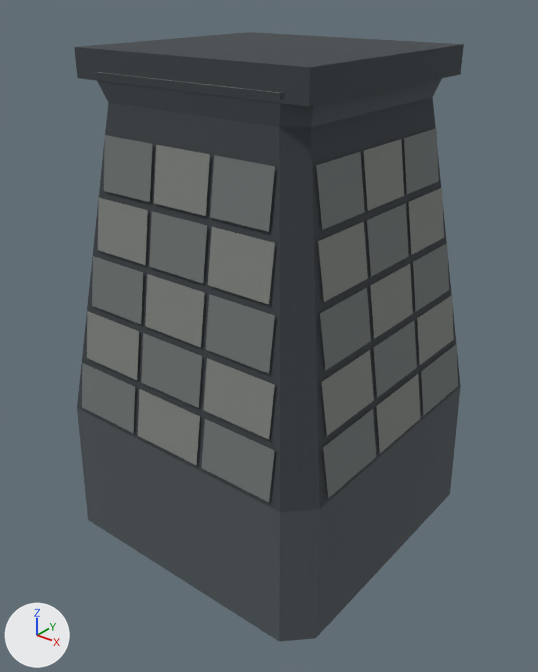
Before and after pictures for a commit that changed the OBJ model Resources/enemies/SiegeTurretBase/SiegeTurretBase.obj.
Both versions are drawn from a 50 mm lens placed at (3.06, -3.87, 0.31), pointed at (0.05, -0.1, -2.03). Arrows for +X, +Y and +Z are at lower left; the lights stay in place. The first picture is the older version. Where no turn or scale is listed for an object, it has been applied to the vertices. Vertices at exactly the same position are counted once.

In view in the first picture: 'SiegeTurretBase'.
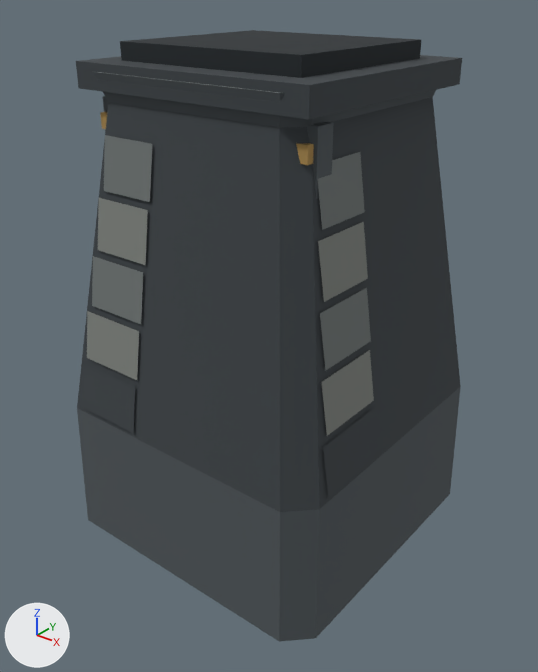
Where the change shows, as pixel boxes (x1, y1, x2, y2) in the pictures (538 x 672 px; the box of a moved part takes in the faces that stretch with it):
'SiegeTurretBase', reshaped: before (74, 32, 464, 642); after (76, 30, 462, 642)
part 1 of me_siegeturretbase, moved or reshaped: before (74, 32, 464, 107); after (76, 55, 462, 119)
part 2 of me_siegeturretbase, added: after (120, 30, 421, 78)
part 3 of me_siegeturretbase, added (mostly hidden): after (103, 96, 108, 112)
part 4 of me_siegeturretbase, added (mostly hidden): after (100, 111, 107, 129)
part 5 of me_siegeturretbase, added: after (307, 122, 334, 199)
part 6 of me_siegeturretbase, added: after (296, 143, 314, 165)
part 7 of me_siegeturretbase, deleted: before (138, 128, 458, 502)
part 8 of me_siegeturretbase, surface changed: (82, 363, 376, 498) in both

What the commit changed:
me_siegeturretbase is used by ob_siegeturretbase; location (0.0, 0.0, 0.0).
me_siegeturretbase had 280 vertices, 192 faces and spanned x -1.12..1.12, y -1.12..1.12, z -3.55..-0.09.
me_siegeturretbase now has 160 vertices, 172 faces and spans x -1.12..1.12, y -1.12..1.12, z -3.55..-0.06.
me_siegeturretbase part 1: the loose piece of 8 vertices spanning x -0.88..0.88, y -0.82..0.82, z -0.27..-0.09 is moved by (0.0, 0.0, -0.07).
me_siegeturretbase part 2: a new loose piece, a box spanning x -0.69..0.69, y -0.63..0.63, z -0.19..-0.06, in mat_surface (picture img_siegeturretbase_bmp).
me_siegeturretbase part 3: a new loose piece, a box spanning x -0.83..-0.69, y -0.68..-0.54, z -1.27..-0.39, in mat_surface (picture img_siegeturretbase_bmp).
me_siegeturretbase part 4: a new loose piece, a box spanning x -0.81..-0.65, y -0.73..-0.59, z -0.58..-0.48, in mat_surface (picture img_siegeturretbase_bmp).
me_siegeturretbase part 5: a new loose piece, a box spanning x 0.69..0.83, y -0.68..-0.54, z -1.27..-0.39, in mat_surface (picture img_siegeturretbase_bmp).
me_siegeturretbase part 6: a new loose piece, a box spanning x 0.65..0.81, y -0.73..-0.59, z -0.58..-0.48, in mat_surface (picture img_siegeturretbase_bmp).
me_siegeturretbase part 7: 40 loose pieces with 160 vertices, spanning x -1.11..1.11, y -1.11..1.11, z -2.49..-0.59, are deleted.
me_siegeturretbase part 8: 8 kept faces spanning x -1.11..1.11, y -1.11..1.11, z -2.49..-2.15 get new texture (UV) coordinates.
